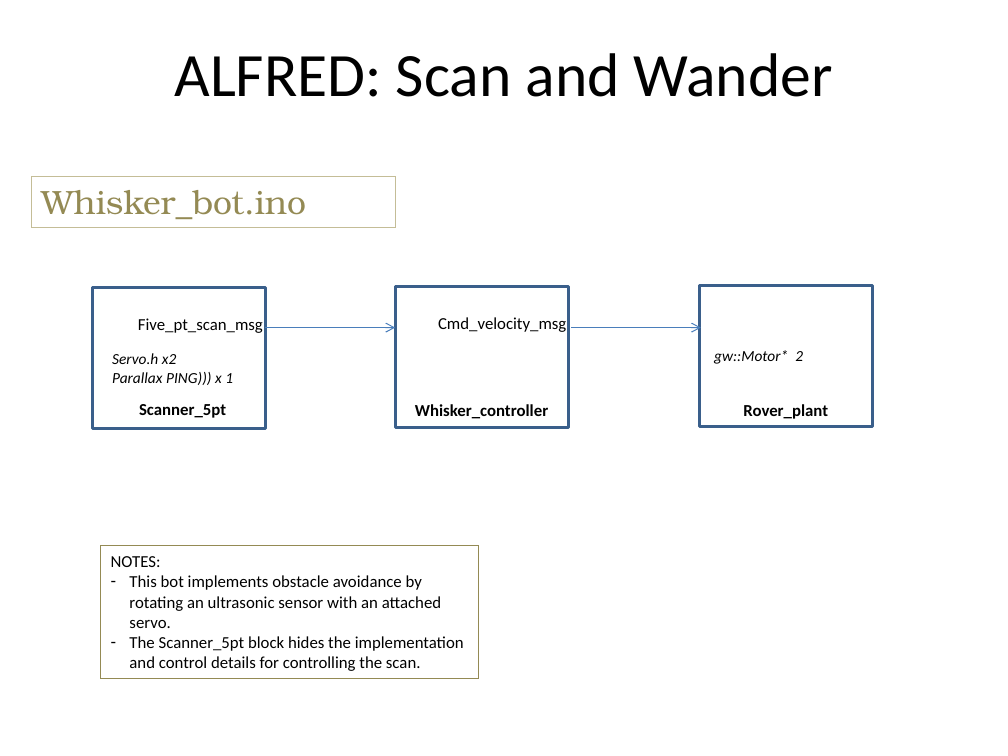
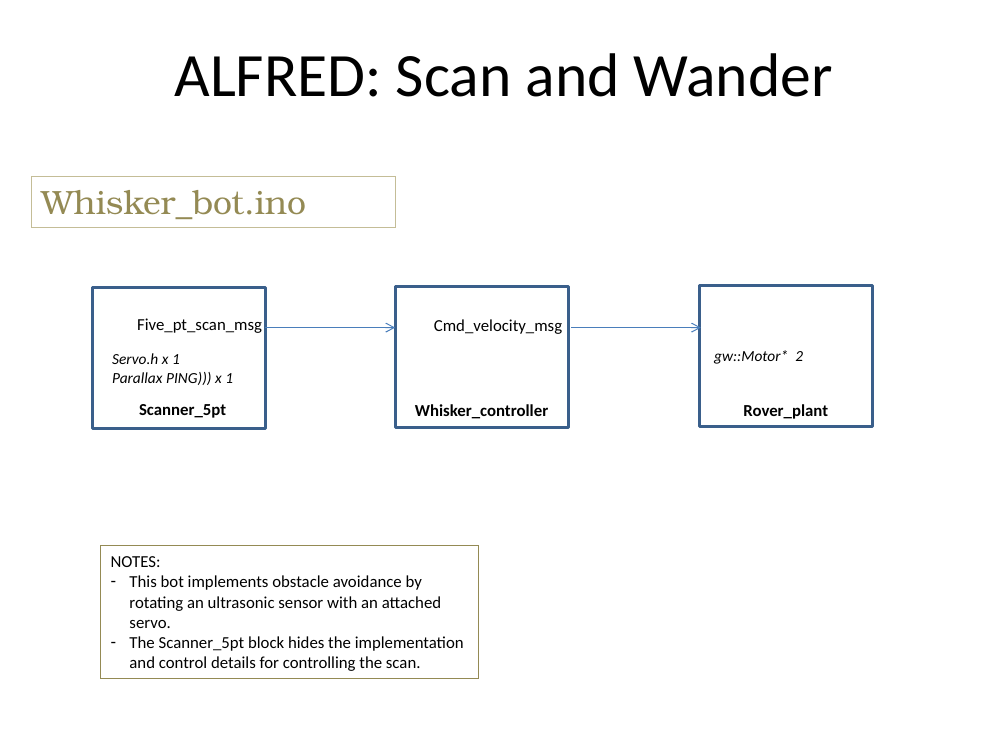
Before and after one commit to zacsketches/Alfred, a slide deck: slide 3 of System_diagrams.pptx. Drawn at 1008x756 pixels with LibreOffice and Linux fonts; fonts in the diff are those of the drawing. Boxes give left, top, right and bottom in pixels: in the first picture for what was removed or moved away, otherwise in the second. Text is boxed around its words. In the diff, an @@ line names an element or a change of style, - is before the commit and + after.

```diff
--- a/System_diagrams.pptx
+++ b/System_diagrams.pptx
@@ text "Cmd_velocity_msg": place and size @@
-text "Cmd_velocity_msg" at box(438, 317, 566, 332)
+text "Cmd_velocity_msg" at box(434, 319, 562, 334)
@@ text at box(112, 353, 180, 364): text changed @@
-Servo.h x2
+Servo.h x 1
```
Also in this commit, not shown: 2 other slides changed, 7 other files.
